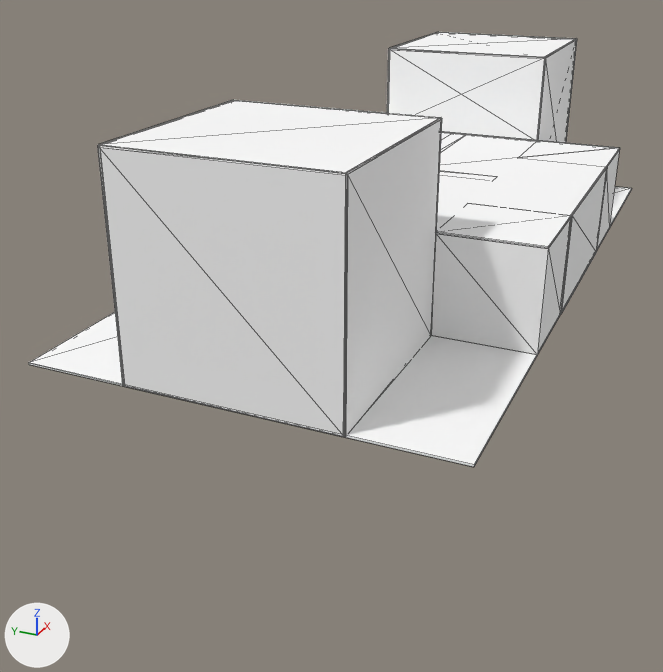
One commit to the OBJ model Assets/maps/unknown.obj: the scene before it, then after it.
One viewpoint serves both versions: a camera (50 mm lens) standing at (-474.0, -168.0, 177.0) and looking at (-35.0, 30.0, -42.0). Arrows for +X, +Y and +Z are at lower left; the lights stay in place. Mesh edges are drawn as thin lines. Where no turn or scale is listed for an object, it has been applied to the vertices. Vertices at the same position are counted once.

The first picture shows 'unknown'.
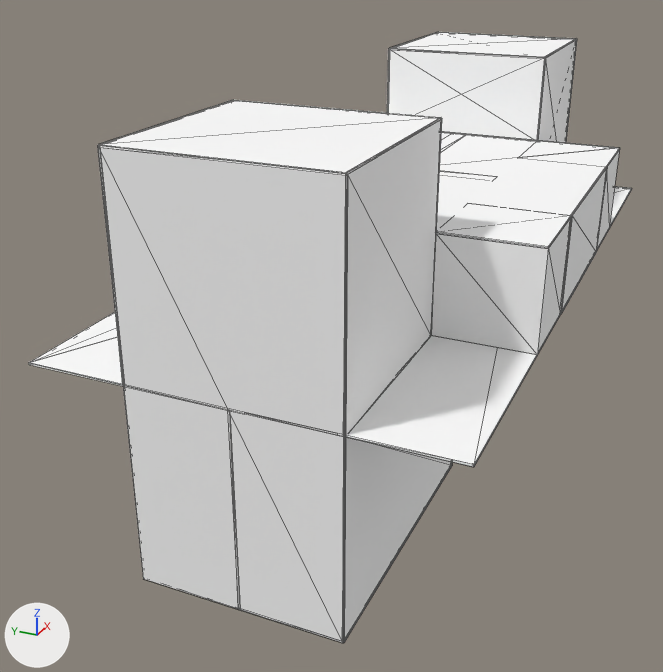
The change, as a diff of the scene's bpy script:
```diff
--- a/Assets/maps/unknown.obj.py
+++ b/Assets/maps/unknown.obj.py
@@ me_unknown @@
 # used by ob_unknown; location = (0.0, 0.0, 0.0)
-me_unknown.from_pydata(...)  # 480 vertices, 240 faces; spans x -200.0..200.0, y -100.0..100.0, z -1.0..100.0
+me_unknown.from_pydata(...)  # 643 vertices, 342 faces; spans x -200.0..200.0, y -100.0..100.0, z -100.0..100.0
+# me_unknown part 1
+# 5 vertices are removed from x -200.0..-199.0, y -50.0..50.0, z 0.0
+# 33 faces are deleted
+# 4 vertices in x -200.0..-199.0, y -50.0..50.0, z 0.0 move by (0.0, 0.0, -100.0)
+# 107 vertices are added at x -200.0..200.0, y -51.0..50.0, z -100.0..1.0
+# 10 new vertices lie (0.0, 53.0, 0.0) away from vertices in x -200.0..200.0, y -100.0, z 0.0..1.0
+# 6 new vertices lie (0.0, -107.0, 0.0) away from vertices in x -200.0..200.0, y 100.0, z 0.0
+# 22 new vertices lie (-150.0, 0.0, 0.0) away from vertices in x -50.0, y -51.0..0.0, z -100.0..0.0
+# 12 new vertices lie (0.0, 50.0, 0.0) away from vertices in x -200.0..-49.0, y -50.0, z -100.0..0.0
+# 7 new vertices lie (0.0, 0.0, 100.0) away from vertices in x -200.0..-49.0, y -50.0..0.0, z -100.0
+# 62 new faces join them, mat_concretefloor01d_png (its picture is missing)
+# 4 new faces join them, mat_metal02_png (its picture is missing)
+# 67 new faces join them, mat_concretewall03a_png (its picture is missing)
 me_unknown.materials.append(mat_concretefloor01d_png)
```

Where the change shows, as pixel boxes [x1, y1, x2, y2] in the pictures (663 x 672 px):
'unknown', reshaped (40% taller)
    before: [29, 32, 632, 467]
    after: [29, 32, 632, 643]
part 1 of me_unknown, built on
    before: [29, 147, 632, 467]
    after: [29, 147, 632, 643]
